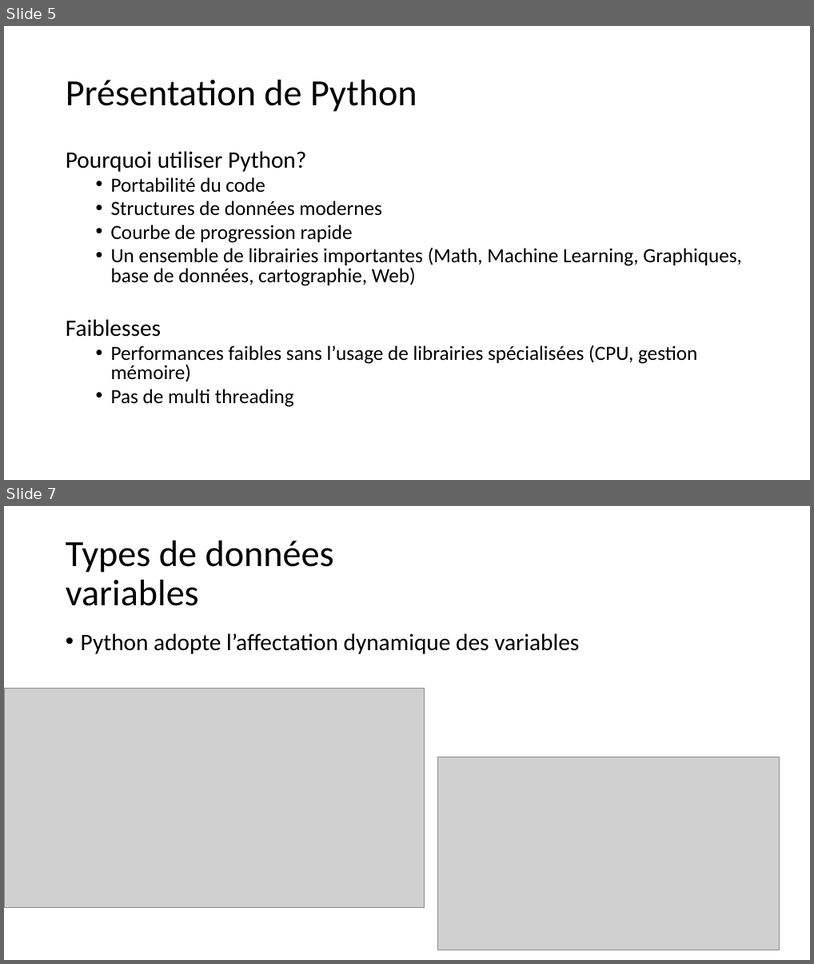
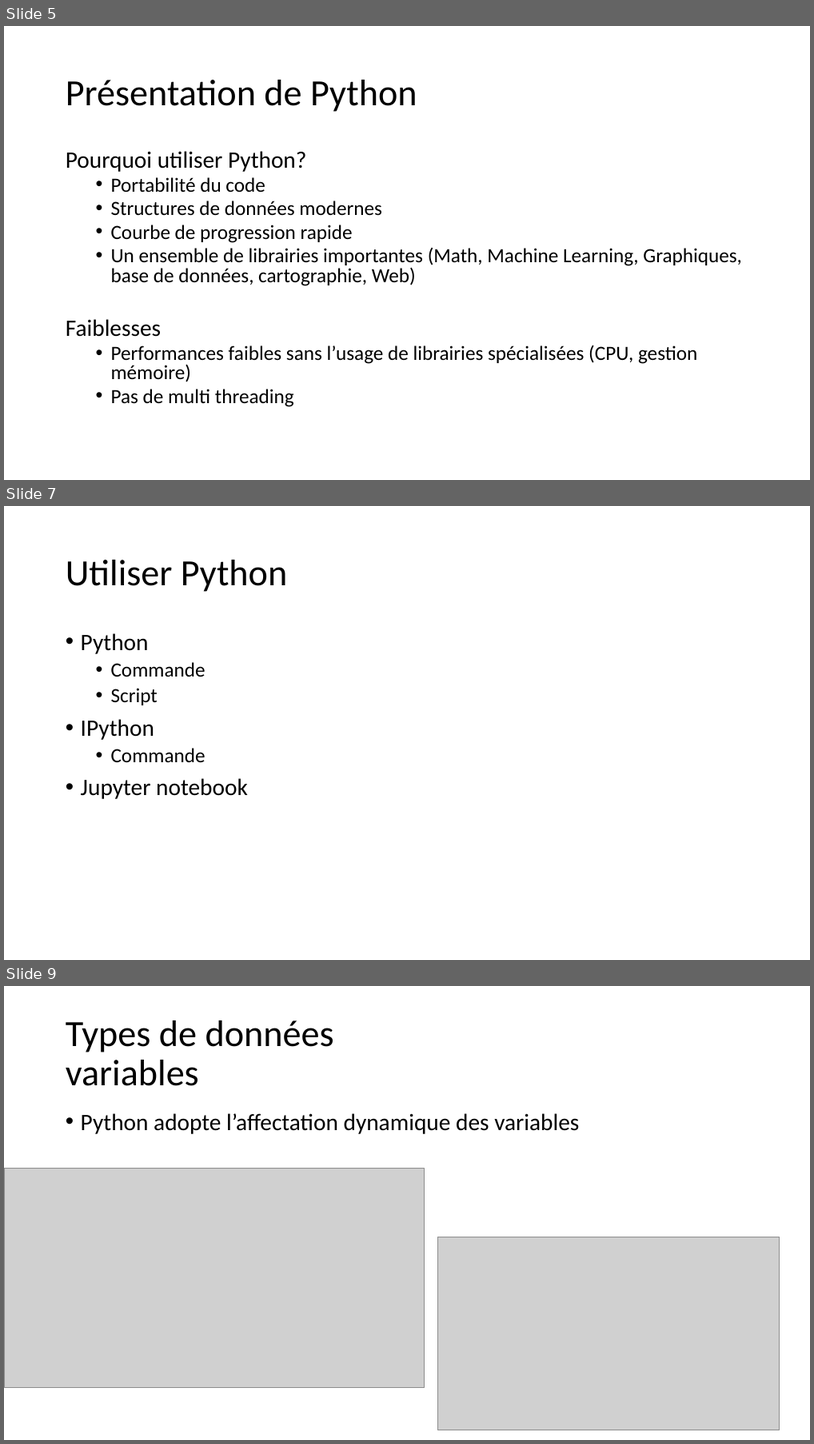
Before and after one commit to aubinthomas/Course, a slide deck: python_debutant/Formation Python débutant.pptx. Shown one above the other, each under a label of ours: slides 5 and 7 before the commit, slides 5, 7 and 9 after it; the slides between them are not shown. The pictures are 814x964 and 814x1444 pixels, drawn with LibreOffice and Linux fonts; fonts in the diff are those of the drawing; grey boxes stand for pictures. Boxes give left, top, right and bottom in pixels: in the first picture for what was removed or moved away, otherwise in the second. Text is boxed around its words. In the diff, an @@ line names an element or a change of style, - is before the commit and + after.

```diff
--- a/python_debutant/Formation Python débutant.pptx
+++ b/python_debutant/Formation Python débutant.pptx
@@ slide 7 added at <box>4,506,810,960</box>, background #FFFFFF @@
@@ title added at <box>66,560,287,592</box>, 44 pt, text #000000 @@
+Utiliser Python
@@ text added at <box>81,633,248,799</box>, 28 pt, text #000000 @@
+• Python
+  • Commande
+  • Script
+• IPython
+  • Commande
+• Jupyter notebook
@@ what was slide 7 is now slide 9 @@
```
Also in this commit, not shown: 6 slides changed, 2 other slides added.
